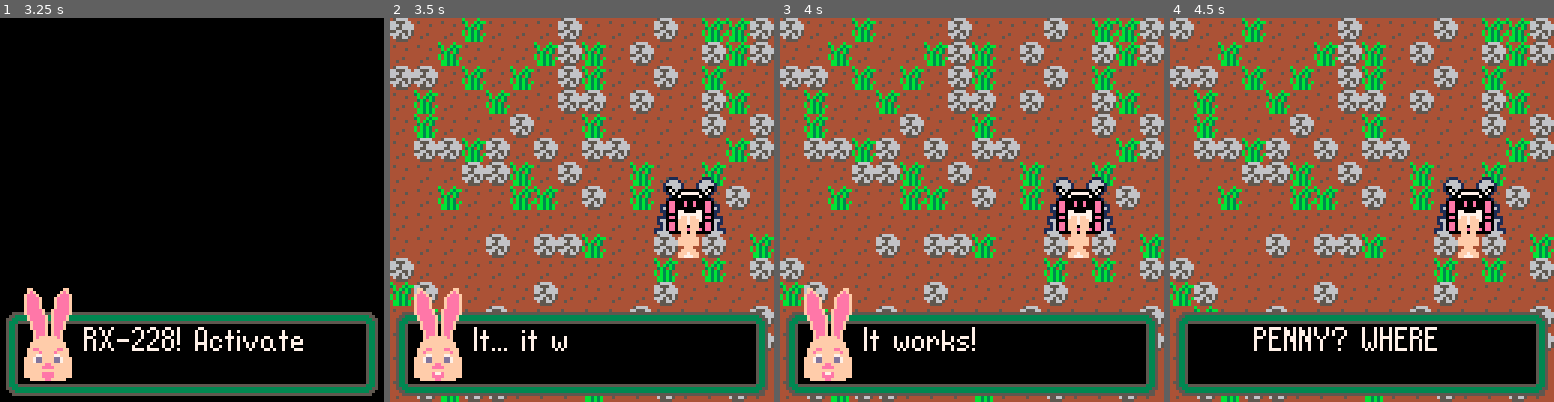
Above: before the commit, frames 1-4 (left to right).
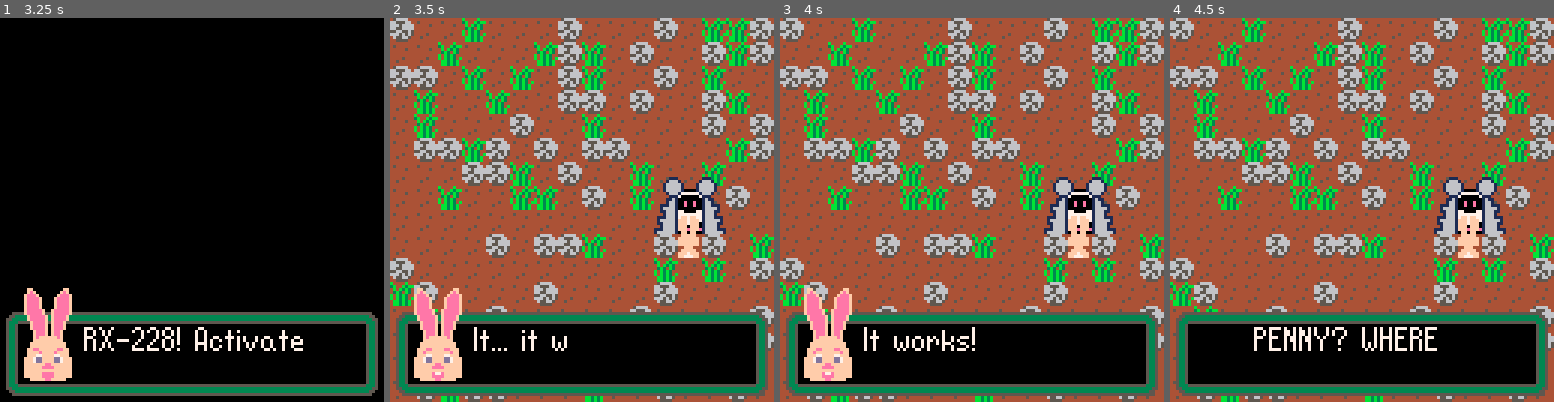
Above: after the commit, the same moments.

Repository: DeCarabas/pico_carts
Game: PICO-8 cartridge robo.p8
Two runs of this game, one before a commit and one after it. Both use one fixed random seed, a clock stepped at 60 frames per second and the inputs below.
Inputs:
- Up to frame 1 (3.25 s): tap X (X key) at 0.33, 1.07, 1.85, 2.97 s; tap O (Z key) at 0.7, 1.7, 2.1, 2.5, 2.9 s; hold Right 1.6-2.1 s; hold Up 2.15-2.42 s; hold Right 2.47-3.03 s; hold Left from 3.08 s (still down)
- Up to frame 2 (3.5 s): keep holding Left; tap O (Z key) at 3.3 s
- Up to frame 3 (4 s): release Left at 3.58 s; hold Down 3.63-3.97 s; tap O (Z key) at 3.7 s
- Up to frame 4 (4.5 s): hold Right from 4.02 s (still down); tap X (X key) at 4.08 s; tap O (Z key) at 4.1 s

Frame 1 is identical in both runs. In frame 2, 0.7% of the frame differs, in the area x 71-85%, y 43-57%; in frame 3, 0.7%; in frame 4, 0.7%.

Commit message:
[Robo] Not done, need more, starting on upgrade chapter

Diff:
--- a/robo.p8
+++ b/robo.p8
@@ -78,6 +78,7 @@
 --  chapter 0: pre-intro
 --  chapter 1: walking/no charge
 --  chapter 2: clear field
+--  chapter 3: till and plant
 chapter=0
 
 -- player state
@@ -185,10 +186,7 @@
 function open_item_menu()
  menu_mode=true
  menu_sel=item_sel
- menu_items=items
- -- for it in all(items) do
- --  add(menu_items,it.name)
- -- end
+ menu_items=get_items()
  update_fn=update_menu
 end
 
@@ -218,6 +216,7 @@
 end
 
 function use_thing()
+ local items=get_items()
  local item=items[item_sel]
  if item.fn~=nil then
   local tgt=looking_at()
@@ -480,6 +479,7 @@
 function draw_item()
  draw_box(96,104,2,1)
  print("🅾️",103,114,7)
+ local items=get_items()
  spr(items[item_sel].icon,112,112)
 end
 
@@ -627,7 +627,7 @@
 	-- make sure we draw the world
 	-- objects in the right order.
 	local draws={draw_player,draw_base,draw_penny}
-	local ys={py*8+4,base_y*8,penny_y}
+	local ys={py*8+4,base_y*8+4,penny_y}
 	sort(ys,draws)
 	for dd in all(draws) do
 	 dd()
@@ -799,7 +799,11 @@
 end
 
 function init_items()
- items={
+ item_sel=1
+end
+
+function get_items()
+ return {
   -- pick axe hoe water
   {icon=142,name="grab",fn=i_grab},
   -- {icon=141,name="till",fn=i_till},
@@ -807,7 +811,6 @@
   -- {icon=147,name="grass",fn=i_plant,plant=grass},
   -- {icon=163,name="mum",fn=i_plant,plant=mum},
  }
- item_sel=1
 end
 -->8
 -- water
@@ -1046,7 +1049,7 @@
   end,
   "...",
   "^hey... how'd you get\nover there?",
-  "^oof.",
+  "^oof...",
   "^there you go!"},
  {pre=function()
    blank_screen=false
@@ -1059,11 +1062,12 @@
   "^i ^a^m ^t^h^e ^b^e^s^t!"},
  {p=py_talk,
   "^well, ^i've finished\nthis base.",
-  "^if you stand here,\nyou'll recharge.",
+  "^if you stand there,\nyou'll recharge."},
+ {p=py_frend,
   "^try not to run out\nof power, ok?"},
  {"^p^e^n^n^y!",
   "^t^h^a^t ^f^i^e^l^d ^c^l^e^a^r\n^y^e^t?"},
- {p=py_talk,
+ {p=py_frend,
   "^oh, uh...",
   "^hey, help me clear\nthis field?",
   "^mom wants a big\nclear space..."},
@@ -1074,14 +1078,14 @@
  post=function()
   penny_wander()
   update_fn=update_walk
-  object_fn=check_bigspace
+  objective_fn=check_bigspace
  end
 }
 
 function check_bigspace()
  function check(x,y)
-  for iy=0,4 do
-   for ix=0,4 do
+  for iy=0,6 do
+   for ix=0,6 do
     if map_flag(x+ix,y+iy,0) then
      return false
     end
@@ -1090,7 +1094,8 @@
   return true
  end
 
- if (penny_x==nil or grabbed_item) return
+ if (penny_x==nil) return
+ if (grabbed_item) return
 
  for y=0,10 do
   for x=0,10 do
@@ -1100,6 +1105,34 @@
   end
  end
 end
+
+cs_didclear={
+ {p=py_shock,
+  "^hey!\n^you did it!"},
+ {p=py_talk,
+  "^wait a bit, i'll be back!"},
+ post=function()
+  penny_run(128,penny_y)
+  update_fn=update_walk
+
+  local start_hour=hour
+  objective_fn=function()
+   -- we'll use the objective
+   -- hook to just wait an hour.
+   if hour-start_hour>=1 then
+    do_script(cs_up_tools)
+   end
+  end
+ end
+}
+
+cs_up_tools={
+ post=function()
+  chapter=3
+ end
+}
+
+--
 
 cs_nobattery={
  {pre=function()
@@ -1129,19 +1162,11 @@
  end
 }
 
-cs_didclear={
- {p=py_shock,
-  "^hooray!\n^you did it!",
-  "^you win the game!"},
- post=function()
-  object_fn=nil
-  update_fn=update_walk
- end
-}
+--
 
 function check_objective()
- if object_fn then
-  object_fn()
+ if objective_fn then
+  objective_fn()
  end
 end
 
